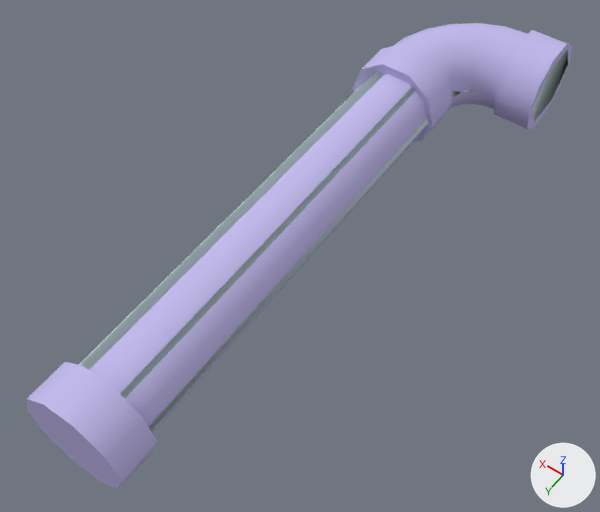
What one commit did to the Blender file src/props_mining/ceiling_pipe01_thick.blend.
One viewpoint serves both versions: a 50 mm camera at (-30.5, 12.6, 42.4) aimed at (-2.2, -26.9, -19.7). The lights are fixed; the arrows at lower right show +X, +Y and +Z.

Script lines for the objects in view, before the commit:
```python
mat_ceiling_pipe01 = diffuse_material('ceiling_pipe01')
mat_ceiling_pipe01.base_color = (0.538, 0.493, 0.839)  # blue #c2baec
mat_phy = diffuse_material('  phy')
mat_phy.base_color = (0.784, 0.971, 0.987)  # white #e5fcfe
me_ceiling_pipe01_thick = bpy.data.meshes.new('ceiling_pipe01_thick')
me_ceiling_pipe01_thick.from_pydata(...)  # 154 vertices, 280 faces; spans x -12.0..5.3, y -64.3..0.0, z -21.6..-12.1
me_ceiling_pipe01_thick.materials.append(mat_ceiling_pipe01)  # blue #c2baec
me_ceiling_pipe01_thick_physics = bpy.data.meshes.new('ceiling_pipe01_thick_physics')
me_ceiling_pipe01_thick_physics.from_pydata(...)  # 54 vertices, 100 faces; spans x -12.0..4.6, y -64.0..0.0, z -20.3..-13.3
me_ceiling_pipe01_thick_physics.materials.append(mat_phy)  # white #e5fcfe
ob_ceiling_pipe01_thick = bpy.data.objects.new('ceiling_pipe01_thick', me_ceiling_pipe01_thick)
ob_ceiling_pipe01_thick.location = (0.0, 0.0, 0.0)
ob_ceiling_pipe01_thick_physics = bpy.data.objects.new('ceiling_pipe01_thick_physics', me_ceiling_pipe01_thick_physics)
ob_ceiling_pipe01_thick_physics.location = (0.0, 0.0, 0.0)
```
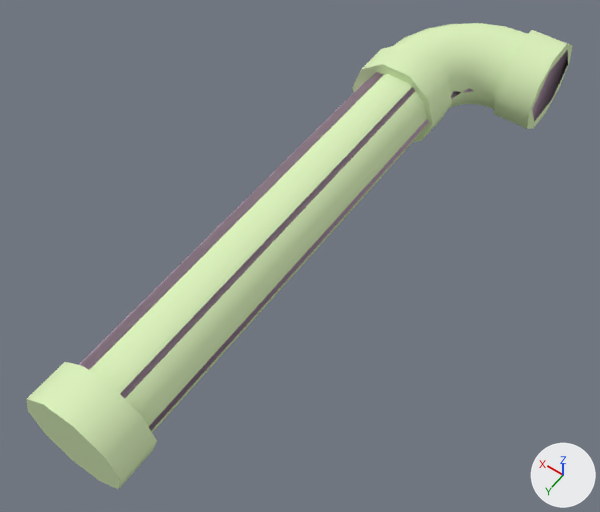
Boxes [x1, y1, x2, y2] around the edits, measured in the pictures (600 x 512 px):
'ceiling_pipe01_thick', recoloured (blue to green): [26, 23, 572, 489] in both
'ceiling_pipe01_thick_physics', recoloured: [79, 49, 568, 431] in both

The edits, one by one:
Material 'ceiling_pipe01' (mat_ceiling_pipe01) changes colour from blue #c2baec to green #dcf1bd; in linear values from (0.538, 0.493, 0.839) to (0.713, 0.881, 0.506).
Material '  phy' (mat_phy) changes colour from white #e5fcfe to light grey #d3b6ce; in linear values from (0.784, 0.971, 0.987) to (0.652, 0.47, 0.616).
